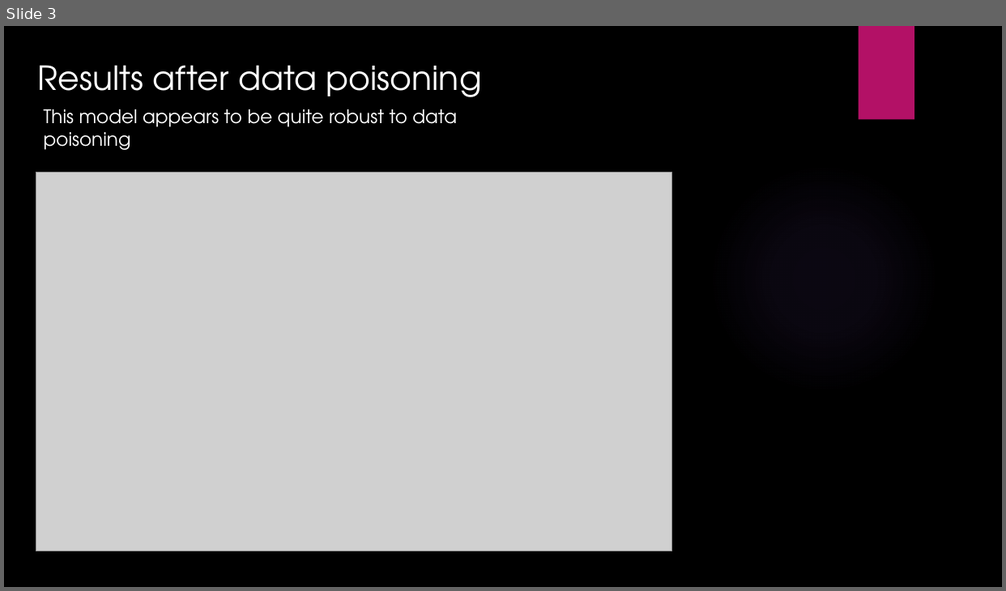
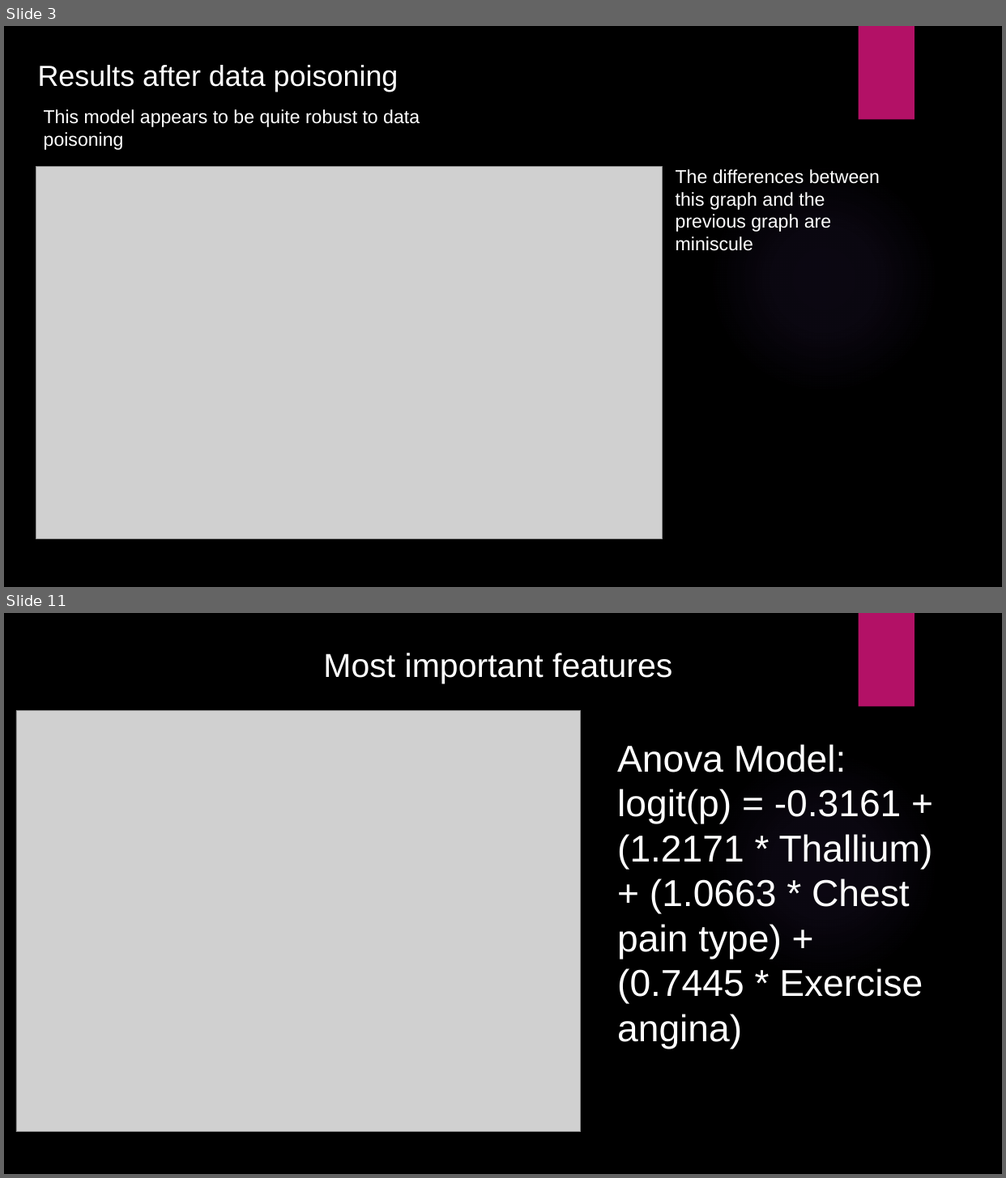
Before and after one commit to dmail5802/hackathon_competition, a slide deck: presentation.pptx. Shown one above the other, each under a label of ours: slide 3 before the commit, slides 3 and 11 after it; the slides between them are not shown. The pictures are 1006x591 and 1006x1178 pixels, drawn with LibreOffice and Linux fonts; fonts in the diff are those of the drawing; grey boxes stand for pictures; background and template pictures are left out. Boxes give left, top, right and bottom in pixels: in the first picture for what was removed or moved away, otherwise in the second. Text is boxed around its words. In the diff, an @@ line names an element or a change of style, - is before the commit and + after.

```diff
--- a/presentation.pptx
+++ b/presentation.pptx
@@ slide 11 added at bbox=[4, 613, 1002, 1174], background picture (left out); not listed: 2 template elements that a slide beside it also shows @@
@@ text added at bbox=[323, 653, 672, 683], 32 pt, text #FFFFFF @@
+Most important features
@@ picture added at bbox=[16, 710, 581, 1131] @@
@@ text added at bbox=[617, 744, 933, 1049], 36 pt, text #FFFFFF @@
+Anova Model:
+logit(p) = -0.3161 + (1.2171 * Thallium) + (1.0663 * Chest pain type) + (0.7445 * Exercise angina)
@@ slide 3 changed as well @@
@@ text "Results after data poisoning" at bbox=[38, 65, 398, 92]: size 32 to 28 pt, font TeX Gyre Adventor to Arial @@
@@ text "This model appears to be ..." at bbox=[44, 109, 420, 150]: font TeX Gyre Adventor to Arial @@
@@ picture: place and size @@
-picture at bbox=[36, 173, 671, 552]
+picture at bbox=[36, 167, 662, 540]
@@ text added at bbox=[675, 169, 880, 251], 18 pt, text #FFFFFF @@
+The differences between this graph and the previous graph are miniscule
```
Also in this commit, not shown: 4 other slides changed, 7 other slides added, 2 slides removed.
